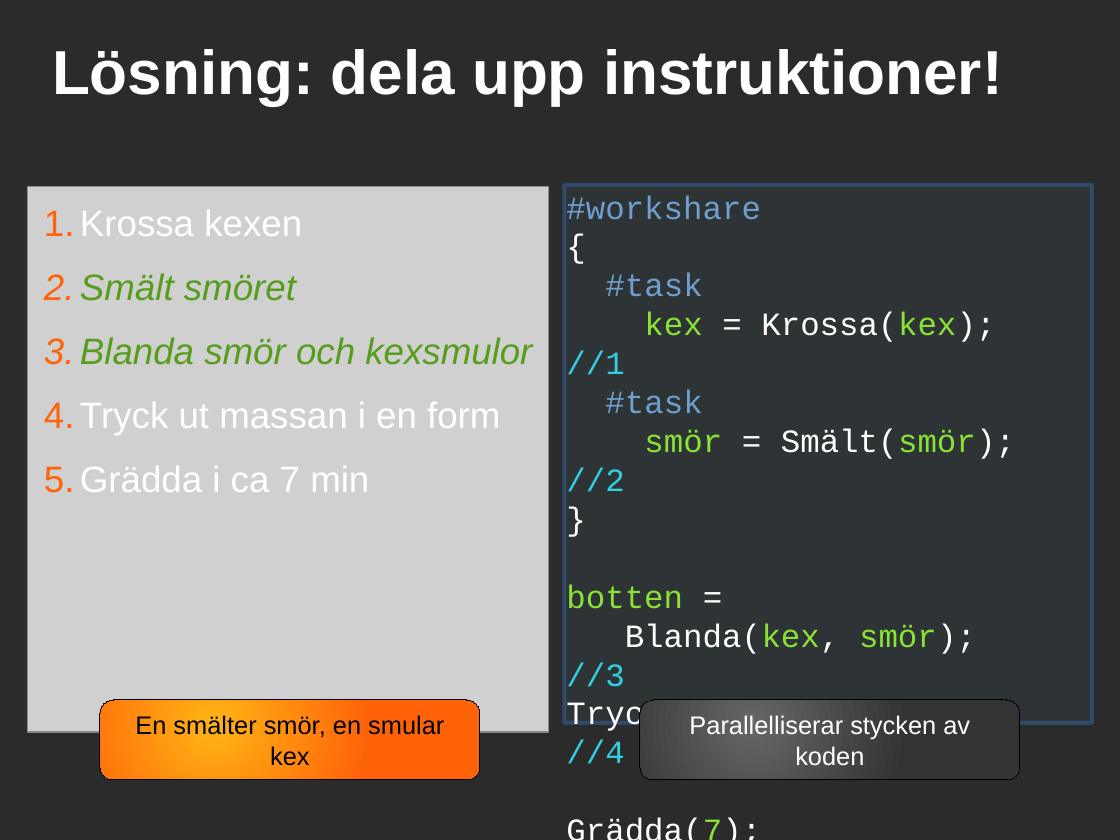
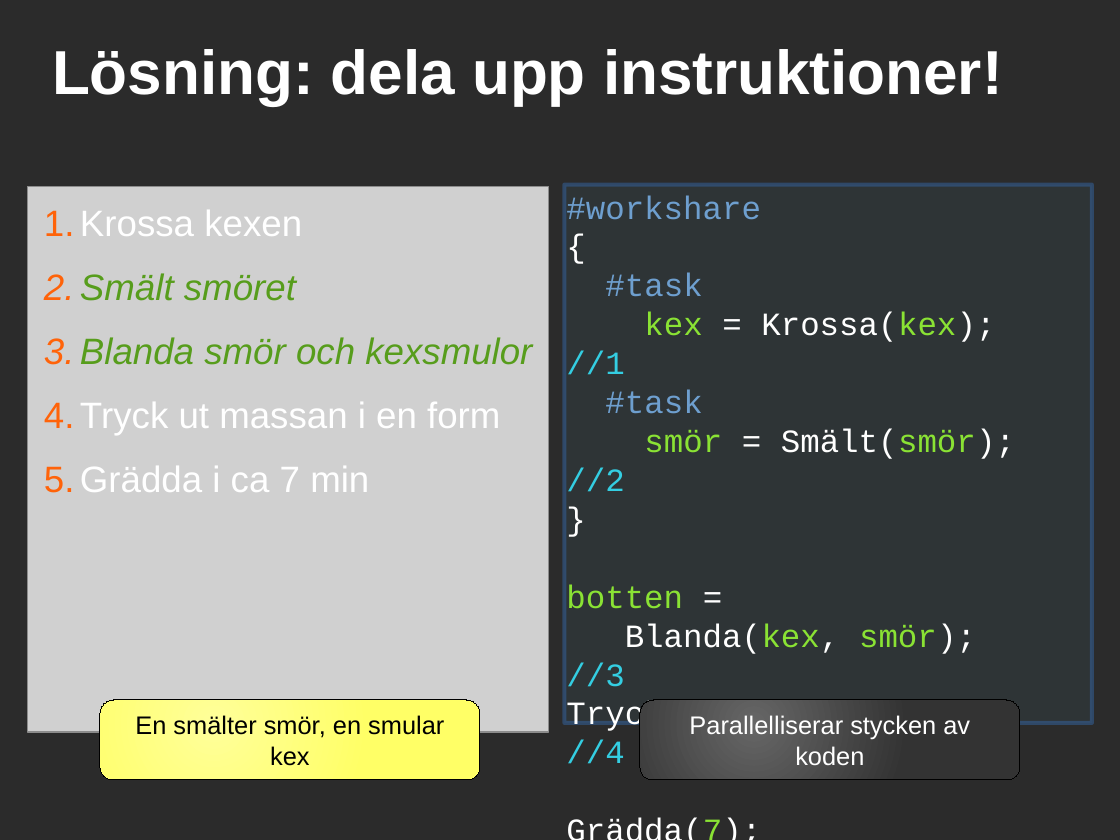
Before and after one commit to saifthe1/openfoam-openmp, a slide deck: slide 12 of presentation/pres.odp. Drawn at 1120x840 pixels with LibreOffice and Linux fonts; fonts in the diff are those of the drawing; grey boxes stand for pictures; background and template pictures are left out; a plain dark background stands for a picture behind light text. Boxes give left, top, right and bottom in pixels: in the first picture for what was removed or moved away, otherwise in the second. Text is boxed around its words. In the diff, an @@ line names an element or a change of style, - is before the commit and + after.

```diff
--- a/presentation/pres.odp
+++ b/presentation/pres.odp
@@ rounded rectangle "En smälter smör, en smular ..." at bbox=[100, 700, 480, 781]: fill gradient #FFB515 to #FF6309 to gradient #FFFF99 to #FFFF66 @@
```
Also in this commit, not shown: 1 other slide changed.
